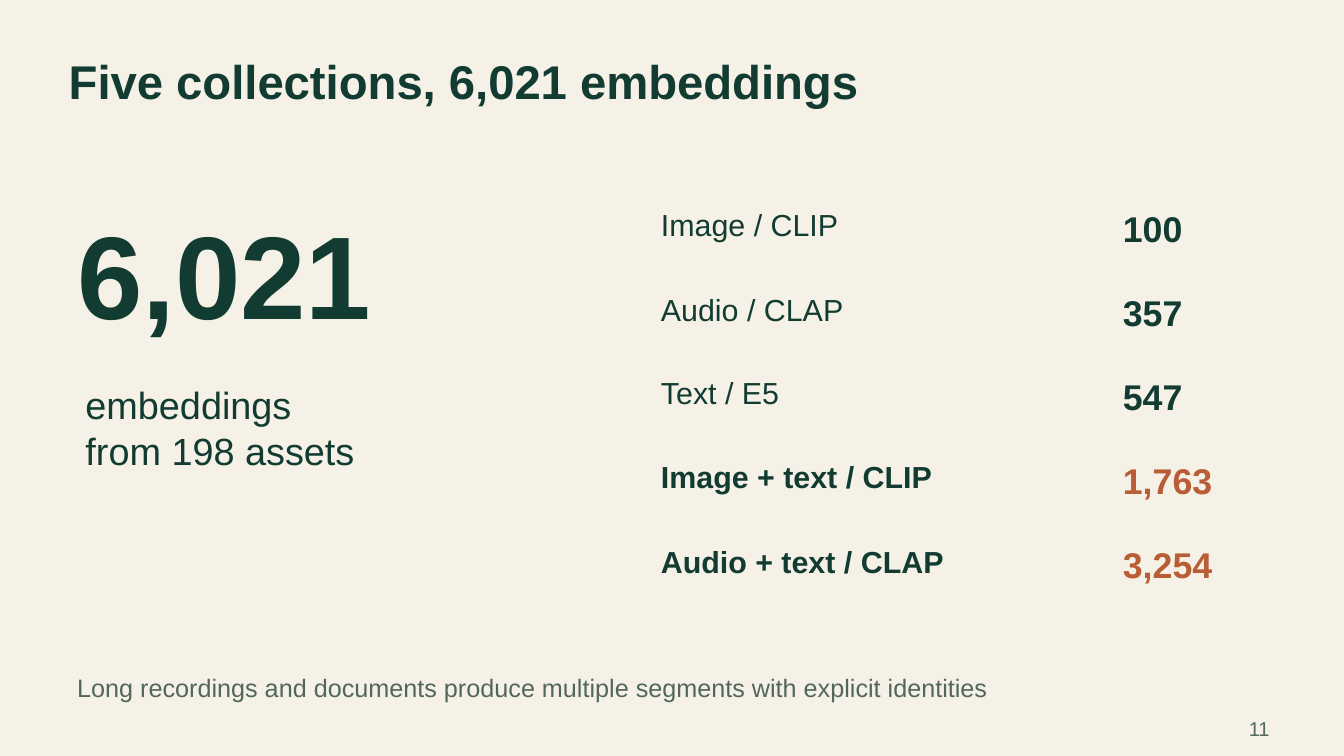
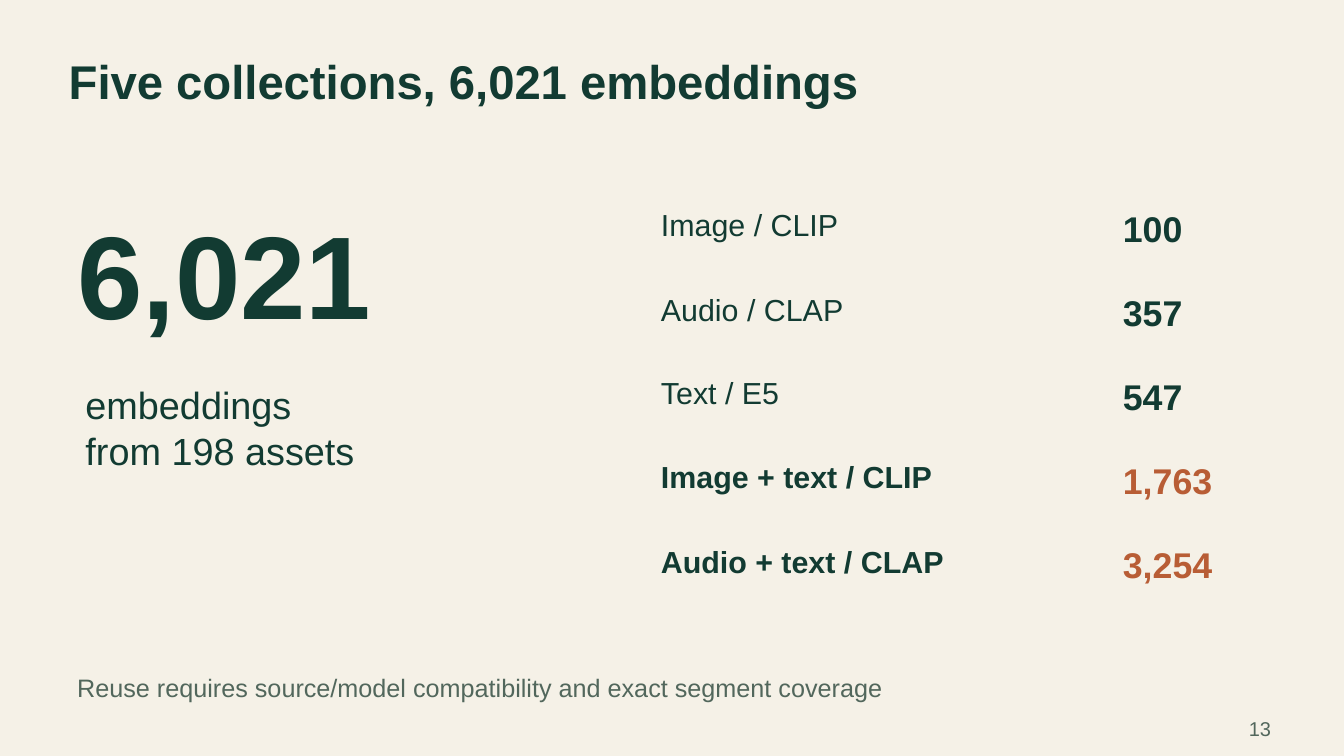
Before and after one commit to SambhavMayani/ADSBDB, a slide deck: slide 13 of docs/presentation/EcoSentinel_presentation.pptx (slide 11 before the commit). Drawn at 1344x756 pixels with LibreOffice and Linux fonts; fonts in the diff are those of the drawing. Boxes give left, top, right and bottom in pixels: in the first picture for what was removed or moved away, otherwise in the second. Text is boxed around its words. In the diff, an @@ line names an element or a change of style, - is before the commit and + after.

```diff
--- a/docs/presentation/EcoSentinel_presentation.pptx
+++ b/docs/presentation/EcoSentinel_presentation.pptx
@@ text at bbox=[77, 678, 882, 702]: text changed @@
-Long recordings and documents produce multiple segments with explicit identities
+Reuse requires source/model compatibility and exact segment coverage
@@ text at bbox=[1249, 722, 1271, 736]: text changed @@
-11
+13
```
Also in this commit, not shown: 15 other slides changed, 7 slides added, 2 slides removed, 14 other files.
